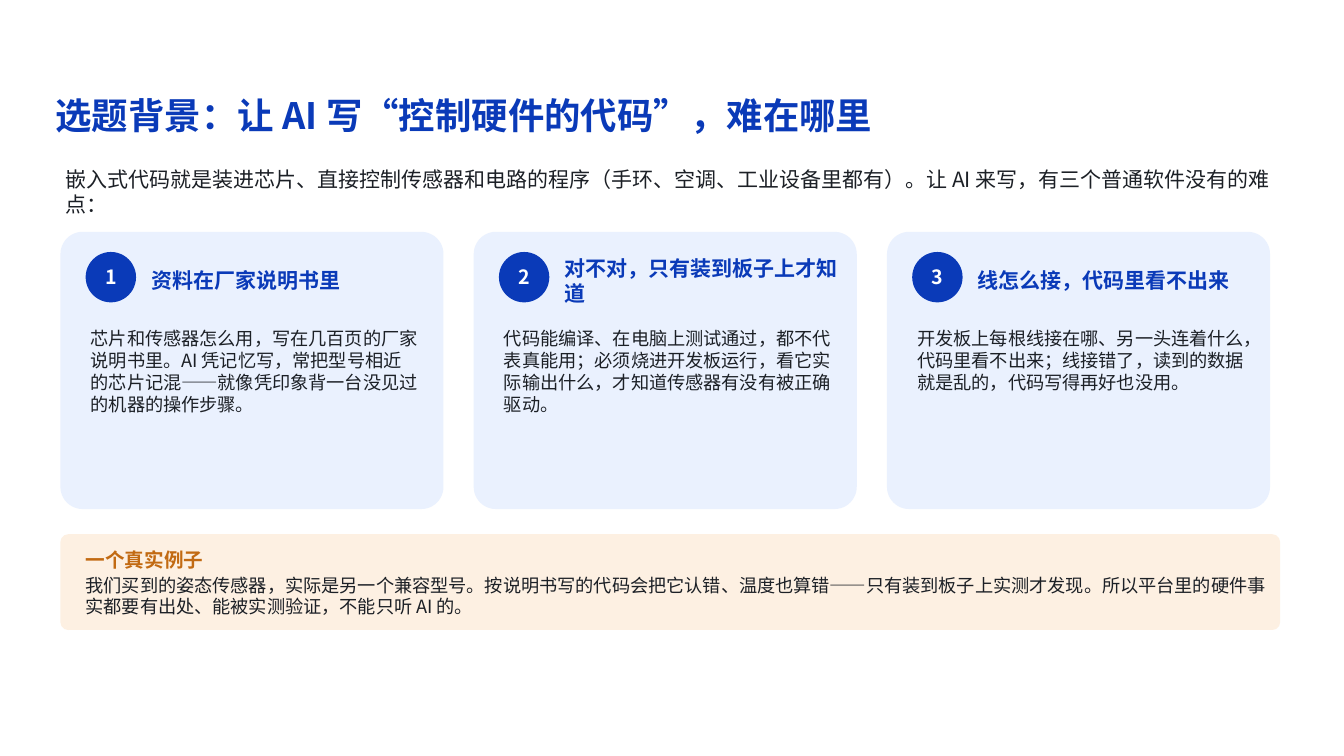
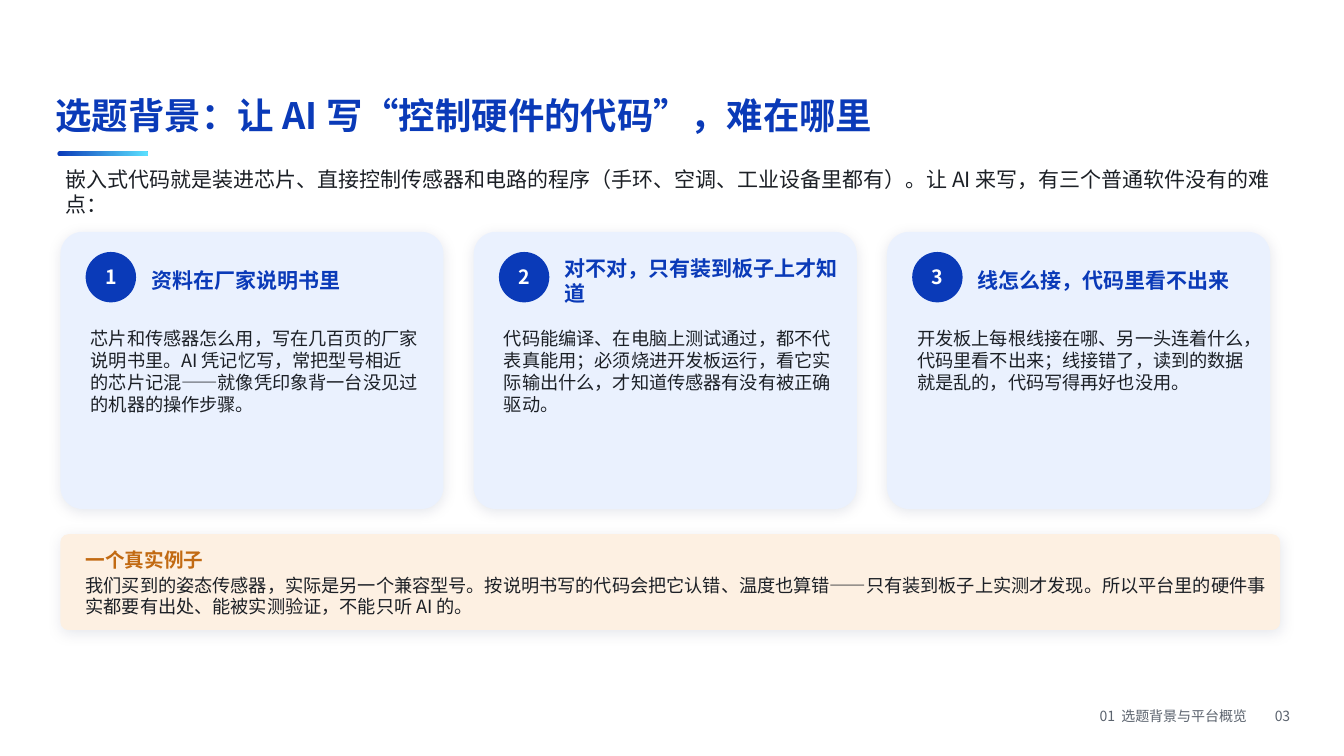
Before and after one commit to z-xxkk/firmforge, a slide deck: slide 3 of submission/方案讲解.pptx. Drawn at 1344x756 pixels with LibreOffice and Linux fonts; fonts in the diff are those of the drawing; background and template pictures are left out. Boxes give left, top, right and bottom in pixels: in the first picture for what was removed or moved away, otherwise in the second. Text is boxed around its words. In the diff, an @@ line names an element or a change of style, - is before the commit and + after.

```diff
--- a/submission/方案讲解.pptx
+++ b/submission/方案讲解.pptx
@@ rounded rectangle added at (x1=57, y1=151, x2=148, y2=156), fill gradient #0A3AB8 to #5CE1FF @@
@@ shadow on in 4 elements at (x1=60, y1=232, x2=444, y2=509), (x1=474, y1=232, x2=857, y2=509), (x1=887, y1=232, x2=1270, y2=509), (x1=60, y1=534, x2=1280, y2=630) @@
@@ text added at (x1=1100, y1=709, x2=1291, y2=722), 10 pt, text #5B636E @@
+01 选题背景与平台概览 03
```
Also in this commit, not shown: 14 other slides changed, 27 other files.
